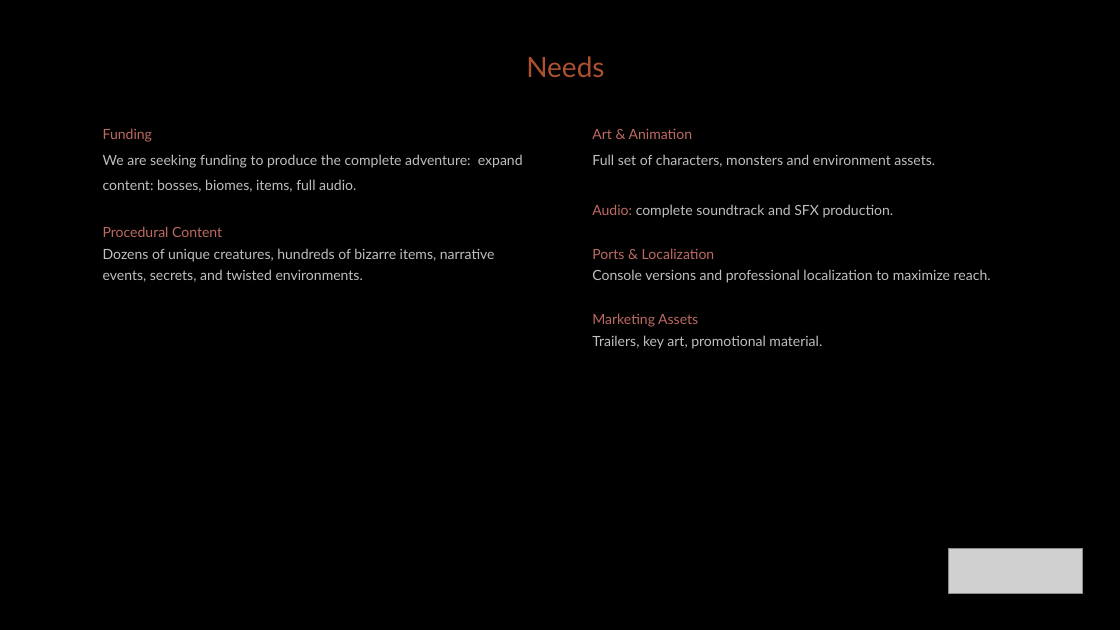
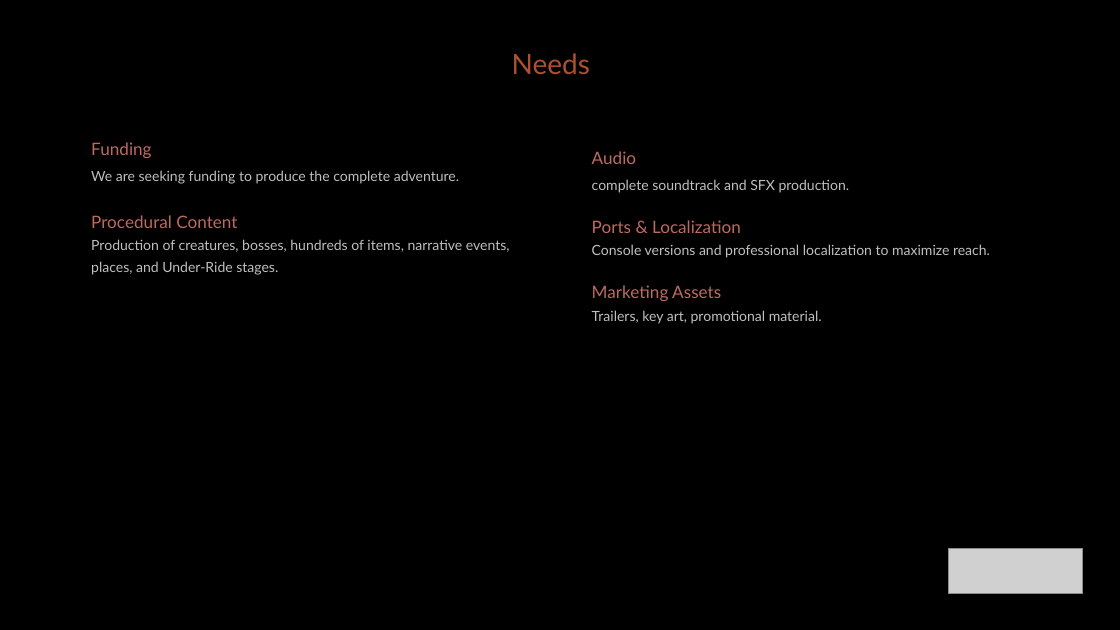
Before and after one commit to diegohcanepa/Remizione, a slide deck: slide 11 of Pitch Deck.pptx (slide 17 before the commit). Drawn at 1120x630 pixels with LibreOffice and Linux fonts; fonts in the diff are those of the drawing; grey boxes stand for pictures; background and template pictures are left out. Boxes give left, top, right and bottom in pixels: in the first picture for what was removed or moved away, otherwise in the second. Text is boxed around its words. In the diff, an @@ line names an element or a change of style, - is before the commit and + after.

```diff
--- a/Pitch Deck.pptx
+++ b/Pitch Deck.pptx
@@ text "Needs": place and size @@
-text "Needs" at bbox=[526, 56, 604, 77]
+text "Needs" at bbox=[512, 53, 590, 74]
@@ subtitle "Funding": place and size @@
-subtitle "Funding" at bbox=[103, 128, 523, 282]
+subtitle "Funding" at bbox=[91, 142, 510, 275]
@@ subtitle at bbox=[91, 142, 237, 228]: size 9 to 11 pt in "Funding", "Procedural Content" @@
@@ text "Audio": place and size @@
-text "Audio" at bbox=[592, 129, 991, 349]
+text "Audio" at bbox=[592, 151, 990, 324]
@@ subtitle at bbox=[91, 170, 459, 184]: text changed @@
-We are seeking funding to produce the complete adventure: expand content: bosses, biomes, items, full audio.
+We are seeking funding to produce the complete adventure.
@@ text at bbox=[592, 151, 850, 193]: text changed @@
-Art & Animation
-Full set of characters, monsters and environment assets.
-Audio: complete soundtrack and SFX production.
+Audio
+complete soundtrack and SFX production.
@@ subtitle at bbox=[91, 239, 510, 275]: text changed @@
-Dozens of unique creatures, hundreds of bizarre items, narrative events, secrets, and twisted environments.
+Production of creatures, bosses, hundreds of items, narrative events, places, and Under-Ride stages.
@@ text at bbox=[592, 220, 741, 301]: size 9 to 11 pt in "Ports & Localization", "Marketing Assets" @@
```
Also in this commit, not shown: 7 other slides changed, 2 slides added, 9 slides removed, 22 other files.
